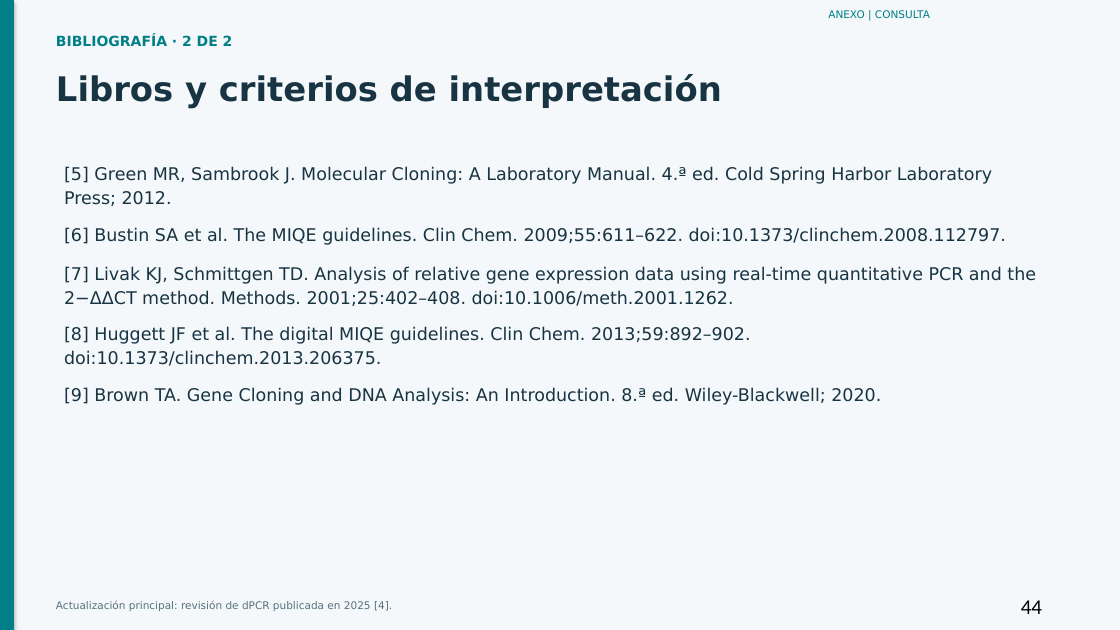
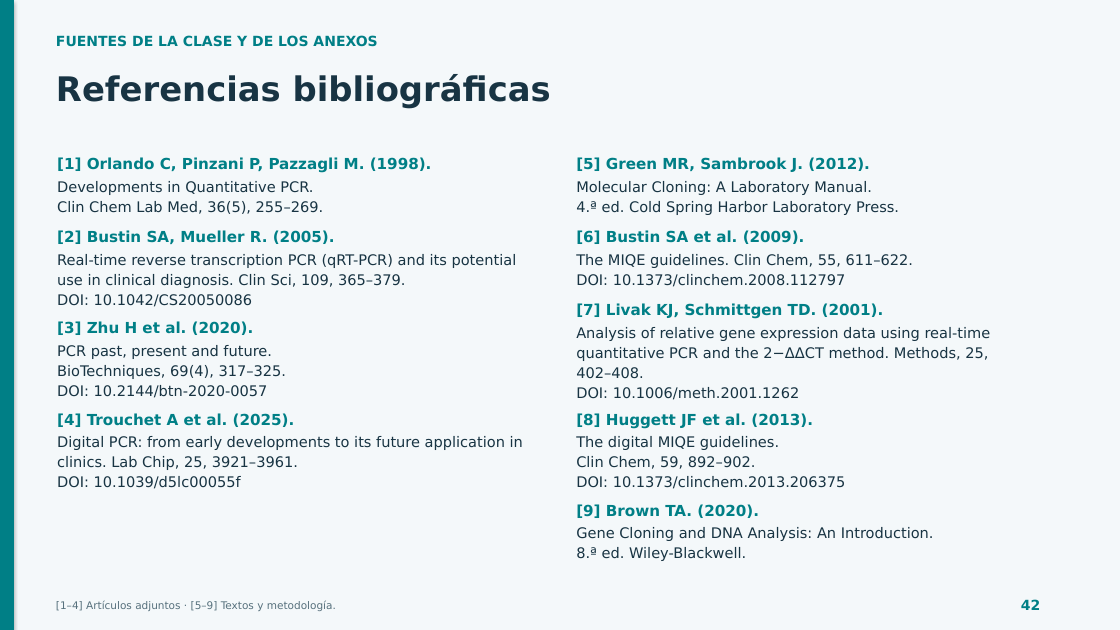
Before and after one commit to espinemilia02-design/Clases2026, a slide deck: slide 42 of pcr_comparada_40min/PCR_40min_con_anexos.pptx (slide 44 before the commit). Drawn at 1120x630 pixels with LibreOffice and Linux fonts; fonts in the diff are those of the drawing. Boxes give left, top, right and bottom in pixels: in the first picture for what was removed or moved away, otherwise in the second. Text is boxed around its words. In the diff, an @@ line names an element or a change of style, - is before the commit and + after.

Commit message:
Hacer más visual y didáctica la clase de PCR; retirar tiempos y cerrar con bibliografía

```diff
--- a/pcr_comparada_40min/PCR_40min_con_anexos.pptx
+++ b/pcr_comparada_40min/PCR_40min_con_anexos.pptx
@@ text removed at box(828, 10, 930, 18) @@
-ANEXO | CONSULTA
@@ text at box(56, 35, 377, 47): text changed @@
-BIBLIOGRAFÍA · 2 DE 2
+FUENTES DE LA CLASE Y DE LOS ANEXOS
@@ text at box(56, 74, 551, 108): text changed @@
-Libros y criterios de interpretación
+Referencias bibliográficas
@@ text added at box(57, 157, 432, 173), 13 pt, text #007F86, bold @@
+[1] Orlando C, Pinzani P, Pazzagli M. (1998).
@@ text added at box(576, 157, 870, 172), 13 pt, text #007F86, bold @@
+[5] Green MR, Sambrook J. (2012).
@@ text added at box(57, 181, 323, 214), 12.5 pt, text #183443 @@
+Developments in Quantitative PCR.
+Clin Chem Lab Med, 36(5), 255–269.
@@ text at box(576, 181, 899, 215): text changed; size 15 to 12.5 pt @@
-[5] Green MR, Sambrook J. Molecular Cloning: A Laboratory Manual. 4.ª ed. Cold Spring Harbor Laboratory
-Press; 2012.
+Molecular Cloning: A Laboratory Manual.
+4.ª ed. Cold Spring Harbor Laboratory Press.
@@ text added at box(57, 230, 335, 244), 13 pt, text #007F86, bold @@
+[2] Bustin SA, Mueller R. (2005).
@@ text added at box(576, 230, 805, 244), 13 pt, text #007F86, bold @@
+[6] Bustin SA et al. (2009).
@@ text added at box(57, 254, 517, 307), 12.5 pt, text #183443 @@
+Real-time reverse transcription PCR (qRT-PCR) and its potential
+use in clinical diagnosis. Clin Sci, 109, 365–379.
+DOI: 10.1042/CS20050086
@@ text at box(576, 254, 913, 287): text changed; size 15 to 12.5 pt @@
-[6] Bustin SA et al. The MIQE guidelines. Clin Chem. 2009;55:611–622. doi:10.1373/clinchem.2008.112797.
+The MIQE guidelines. Clin Chem, 55, 611–622.
+DOI: 10.1373/clinchem.2008.112797
@@ text added at box(57, 321, 254, 335), 13 pt, text #007F86, bold @@
+[3] Zhu H et al. (2020).
@@ text at box(576, 327, 991, 400): text changed; size 15 to 12.5 pt @@
-[7] Livak KJ, Schmittgen TD. Analysis of relative gene expression data using real-time quantitative PCR and the
-2−ΔΔCT method. Methods. 2001;25:402–408. doi:10.1006/meth.2001.1262.
+Analysis of relative gene expression data using real-time
+quantitative PCR and the 2−ΔΔCT method. Methods, 25,
+402–408.
+DOI: 10.1006/meth.2001.1262
@@ text added at box(576, 303, 884, 319), 13 pt, text #007F86, bold @@
+[7] Livak KJ, Schmittgen TD. (2001).
@@ text added at box(57, 345, 286, 398), 12.5 pt, text #183443 @@
+PCR past, present and future.
+BioTechniques, 69(4), 317–325.
+DOI: 10.2144/btn-2020-0057
@@ text added at box(57, 413, 295, 427), 13 pt, text #007F86, bold @@
+[4] Trouchet A et al. (2025).
@@ text added at box(576, 413, 813, 429), 13 pt, text #007F86, bold @@
+[8] Huggett JF et al. (2013).
@@ text added at box(57, 436, 523, 489), 12.5 pt, text #183443 @@
+Digital PCR: from early developments to its future application in
+clinics. Lab Chip, 25, 3921–3961.
+DOI: 10.1039/d5lc00055f
@@ text at box(576, 436, 846, 489): text changed; size 15 to 12.5 pt @@
-[8] Huggett JF et al. The digital MIQE guidelines. Clin Chem. 2013;59:892–902.
-doi:10.1373/clinchem.2013.206375.
+The digital MIQE guidelines.
+Clin Chem, 59, 892–902.
+DOI: 10.1373/clinchem.2013.206375
@@ text added at box(576, 504, 759, 518), 13 pt, text #007F86, bold @@
+[9] Brown TA. (2020).
@@ text at box(576, 527, 934, 561): text changed; size 15 to 12.5 pt @@
-[9] Brown TA. Gene Cloning and DNA Analysis: An Introduction. 8.ª ed. Wiley-Blackwell; 2020.
+Gene Cloning and DNA Analysis: An Introduction.
+8.ª ed. Wiley-Blackwell.
@@ text at box(1021, 599, 1040, 610): text changed; size 18 to 12 pt; font Calibri to DejaVu Sans; text colour #000000 to #007F86; bold on @@
-44
+42
@@ text at box(56, 601, 336, 611): text changed @@
-Actualización principal: revisión de dPCR publicada en 2025 [4].
+[1–4] Artículos adjuntos · [5–9] Textos y metodología.
```
Also in this commit, not shown: 26 other slides changed, 15 slides added, 17 slides removed, 4 other files.
